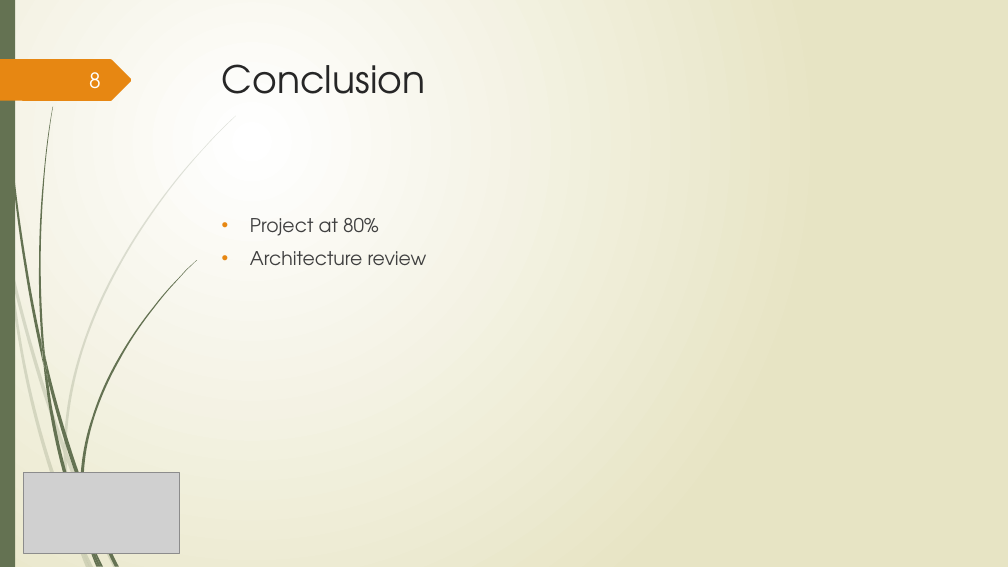
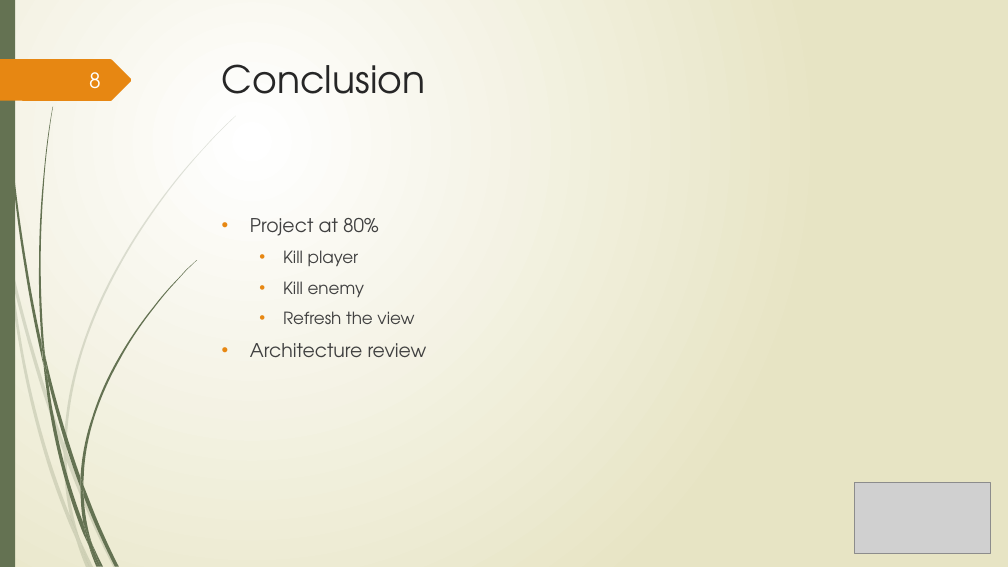
Before and after one commit to AlexandreTavernier/Boulderdash2, a slide deck: slide 8 of Boulder Dash Java Project.pptx. Drawn at 1008x567 pixels with LibreOffice and Linux fonts; fonts in the diff are those of the drawing; grey boxes stand for pictures. Boxes give left, top, right and bottom in pixels: in the first picture for what was removed or moved away, otherwise in the second. Text is boxed around its words. In the diff, an @@ line names an element or a change of style, - is before the commit and + after.

```diff
--- a/Boulder Dash Java Project.pptx
+++ b/Boulder Dash Java Project.pptx
@@ text at (x1=283, y1=250, x2=414, y2=324): paragraphs added @@
+  • Kill player
+  • Kill enemy
+  • Refresh the view
@@ freeform shape added at (x1=80, y1=477, x2=83, y2=496), fill #647252 @@
@@ freeform shape added at (x1=80, y1=488, x2=91, y2=544), fill #647252 @@
@@ picture resized from (x1=23, y1=473, x2=179, y2=554) to (x1=855, y1=483, x2=991, y2=554) @@
```
Also in this commit, not shown: 7 other slides changed.
